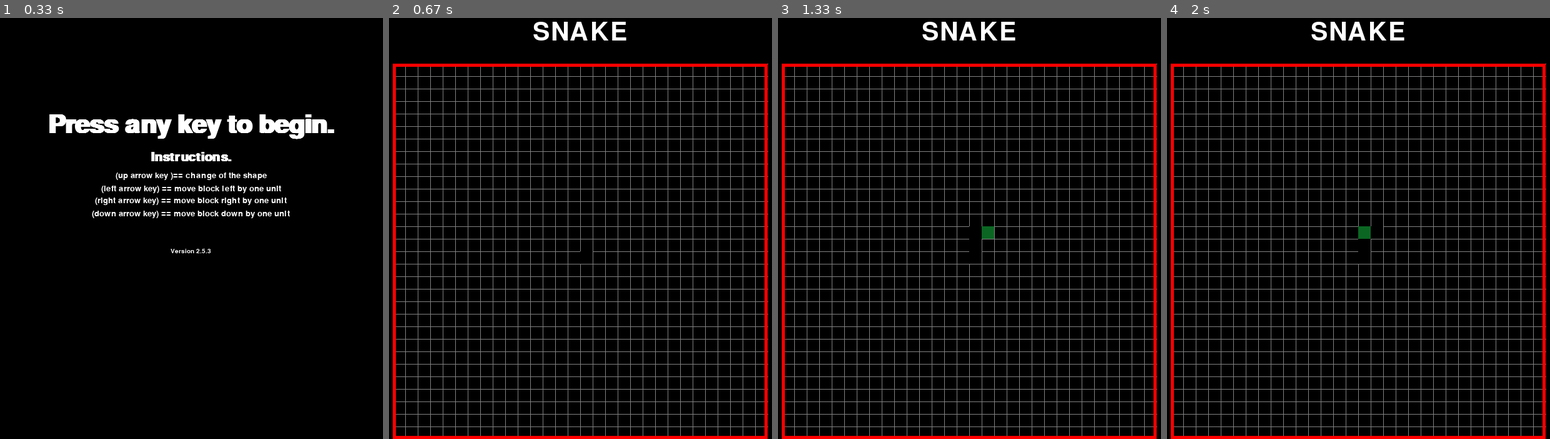
Above: before the commit, frames 1-4 (left to right).
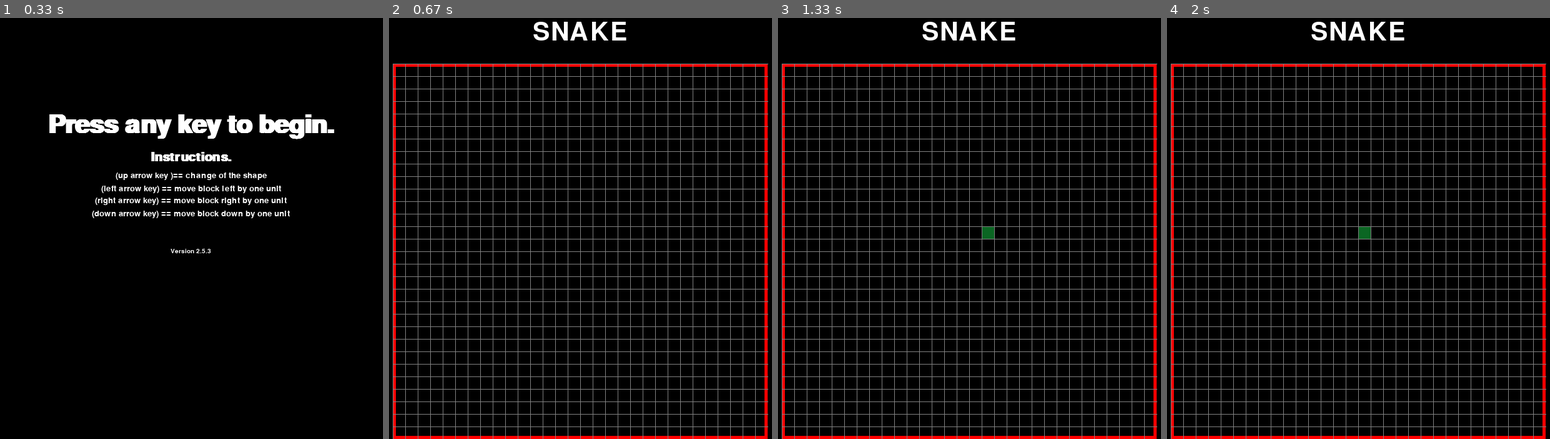
Above: after the commit, the same moments.

Repository: mohitiitr/snake-pygame
Game: pygame game, started from version 1/snake.py
Same seed, same stepped clock (60 frames per second), same inputs: the game is played once before the commit and once after it.
Inputs:
- Up to frame 1 (0.33 s): no input
- Up to frame 2 (0.67 s): hold Right from 0.33 s (still down)
- Up to frame 3 (1.33 s): release Right at 0.8 s; hold Up 0.83-1.13 s; hold Right from 1.17 s (still down)
- Up to frame 4 (2 s): release Right at 1.63 s; hold Left from 1.67 s (still down)

Frame 1 is identical in both runs. In frame 2, 0.4% of the frame differs, in the area x 0-99%, y 10-100%; in frame 3, 0.5%; in frame 4, 0.5%.

Commit message:
snake rocks!

Diff:
--- a/version 1/snake.py
+++ b/version 1/snake.py
@@ -143,9 +143,9 @@
             if x == item[0] and y == item[1]:
                 return False
 
-    if (  (x >= top_left_x + play_width )  or (x<=top_left_x)  ) :
+    if (  (x >= top_left_x + play_width )  or (x<=top_left_x - 1*block_size)  ) :
         return False
-    if ( y >= top_left_y+play_height  ) or (y <= top_left_y ) :
+    if ( y >= top_left_y+play_height  ) or (y <= top_left_y - 1*block_size) :
         return False
 
     return True
@@ -304,7 +304,7 @@
                 valid = make_snake_move(win)
                 draw_snake(win)
 
-
+        draw_mesh(win , 30 ,30)
 
 
 
